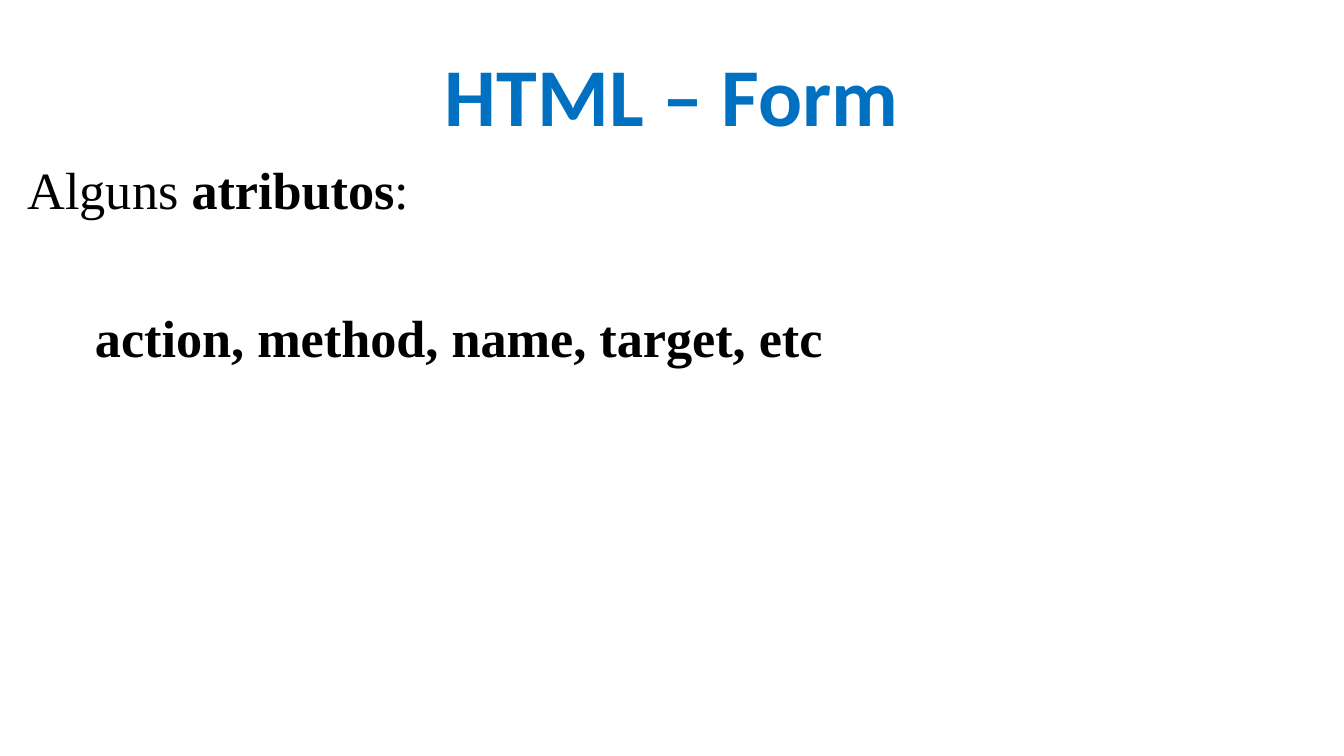
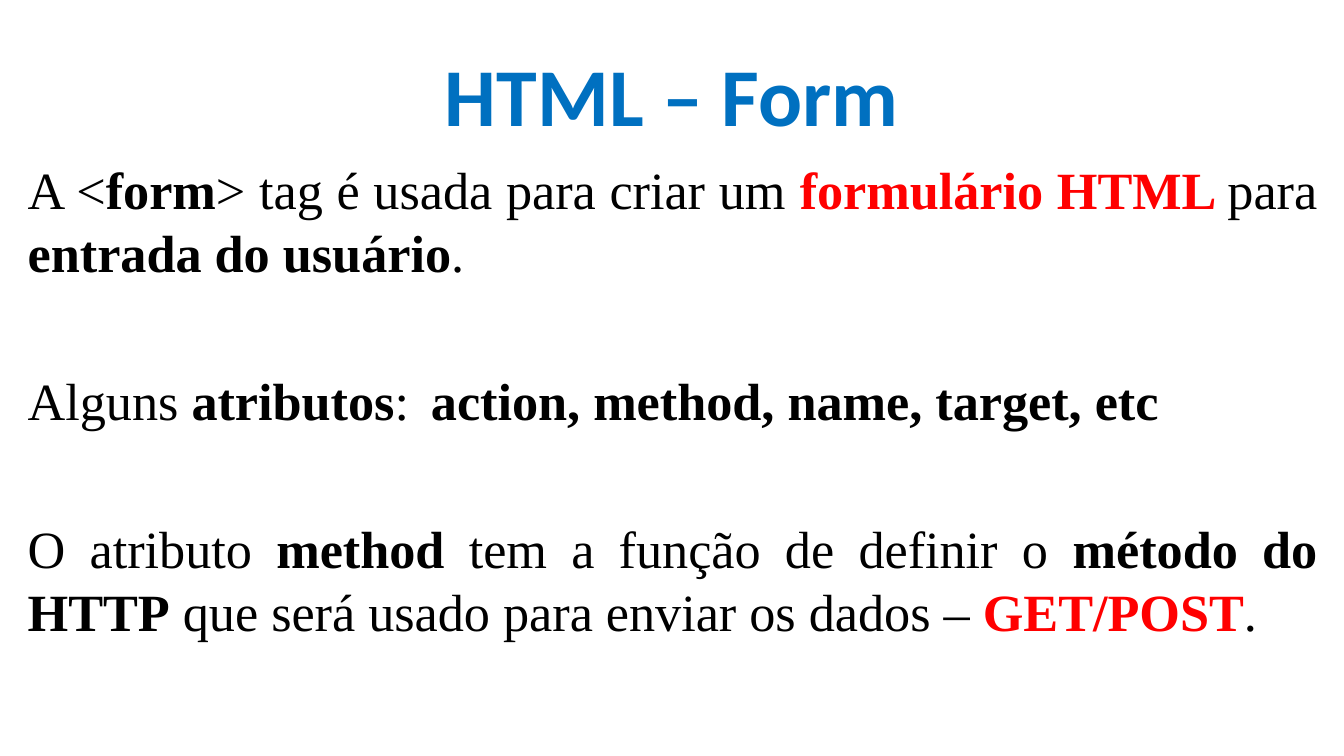
Before and after one commit to CloudEducationBrazil/WydenDesenvolvimentoWebPHP, a slide deck: slide 40 of 01 Classes/Aula 04 Desenvolvimento Web - HTML.pptx (slide 41 before the commit). Drawn at 1344x756 pixels with LibreOffice and Linux fonts; fonts in the diff are those of the drawing; background and template pictures are left out. Boxes give left, top, right and bottom in pixels: in the first picture for what was removed or moved away, otherwise in the second. Text is boxed around its words. In the diff, an @@ line names an element or a change of style, - is before the commit and + after.

```diff
--- a/01 Classes/Aula 04 Desenvolvimento Web - HTML.pptx
+++ b/01 Classes/Aula 04 Desenvolvimento Web - HTML.pptx
@@ text at (x1=28, y1=172, x2=1317, y2=641): text changed @@
-Alguns atributos:
-action, method, name, target, etc
+A <form> tag é usada para criar um formulário HTML para entrada do usuário.
+Alguns atributos: action, method, name, target, etc
+O atributo method tem a função de definir o método do HTTP que será usado para enviar os dados – GET/POST.
```
Also in this commit, not shown: 2 other slides changed, 4 slides added, 1 other file.
